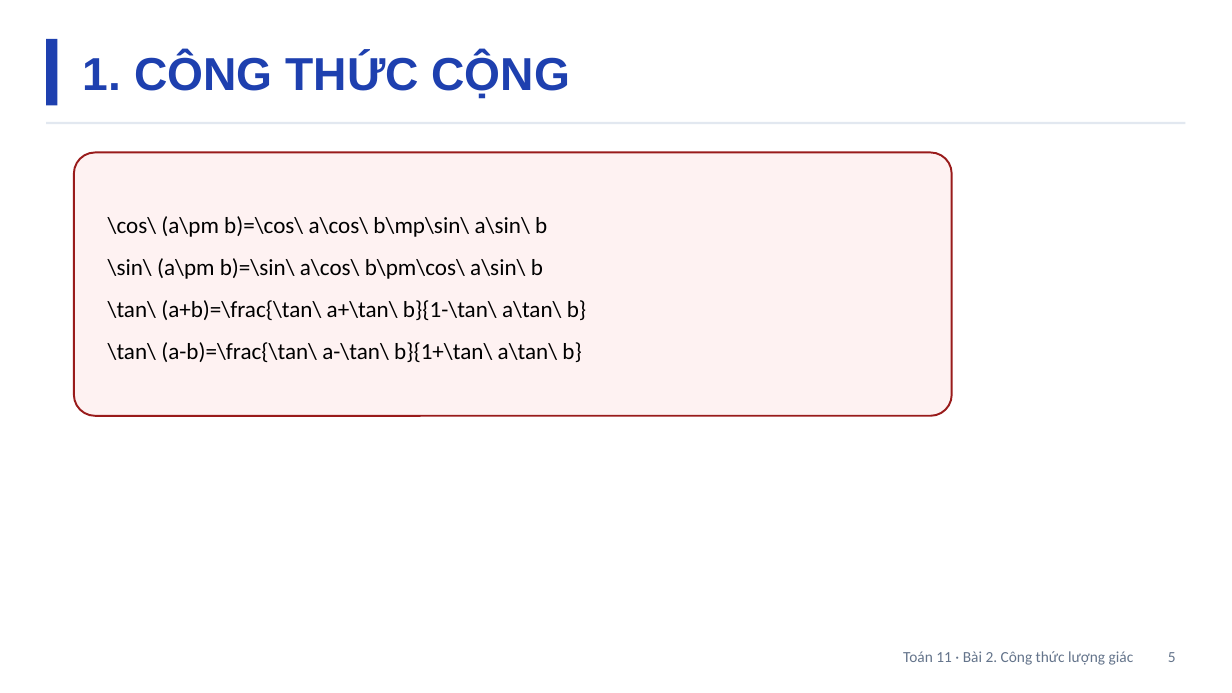
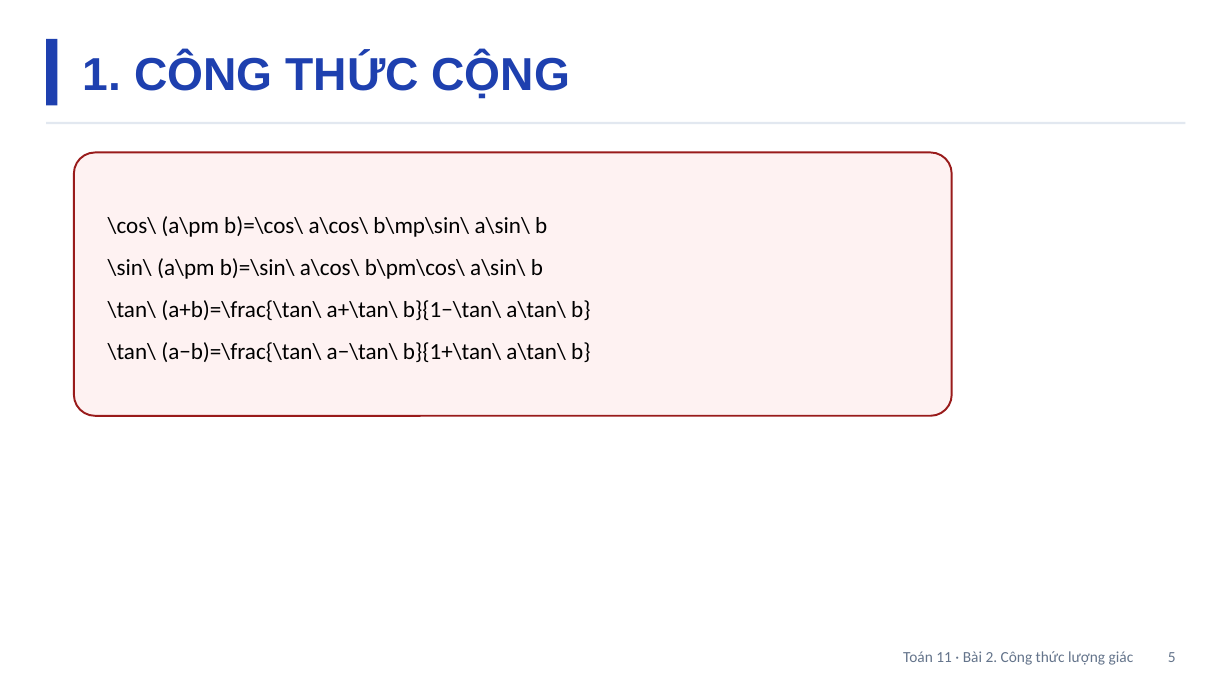
Before and after one commit to Trangtu66/Taode_thi_online, a slide deck: slide 5 of slides/Toan11/Slide_TOAN11_Bai2_T4-5.pptx. Drawn at 1232x693 pixels with LibreOffice and Linux fonts; fonts in the diff are those of the drawing. Boxes give left, top, right and bottom in pixels: in the first picture for what was removed or moved away, otherwise in the second. Text is boxed around its words. In the diff, an @@ line names an element or a change of style, - is before the commit and + after.

```diff
--- a/slides/Toan11/Slide_TOAN11_Bai2_T4-5.pptx
+++ b/slides/Toan11/Slide_TOAN11_Bai2_T4-5.pptx
@@ text at (108,300,590,362): text changed @@
-\tan\ (a+b)=\frac{\tan\ a+\tan\ b}{1-\tan\ a\tan\ b}
-\tan\ (a-b)=\frac{\tan\ a-\tan\ b}{1+\tan\ a\tan\ b}
+\tan\ (a+b)=\frac{\tan\ a+\tan\ b}{1−\tan\ a\tan\ b}
+\tan\ (a−b)=\frac{\tan\ a−\tan\ b}{1+\tan\ a\tan\ b}
```
Also in this commit, not shown: 6 other slides changed, 50 other files.
